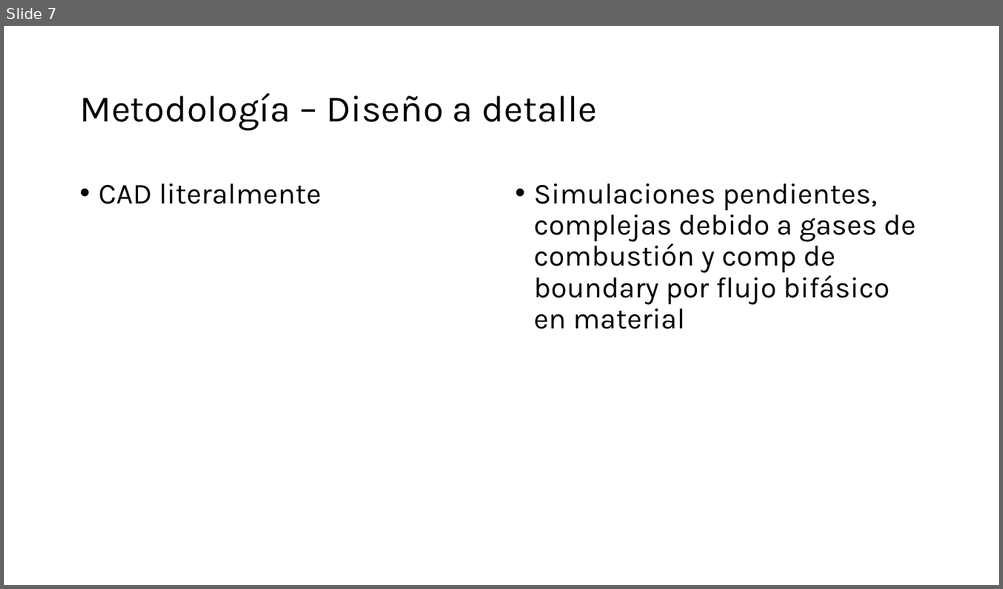
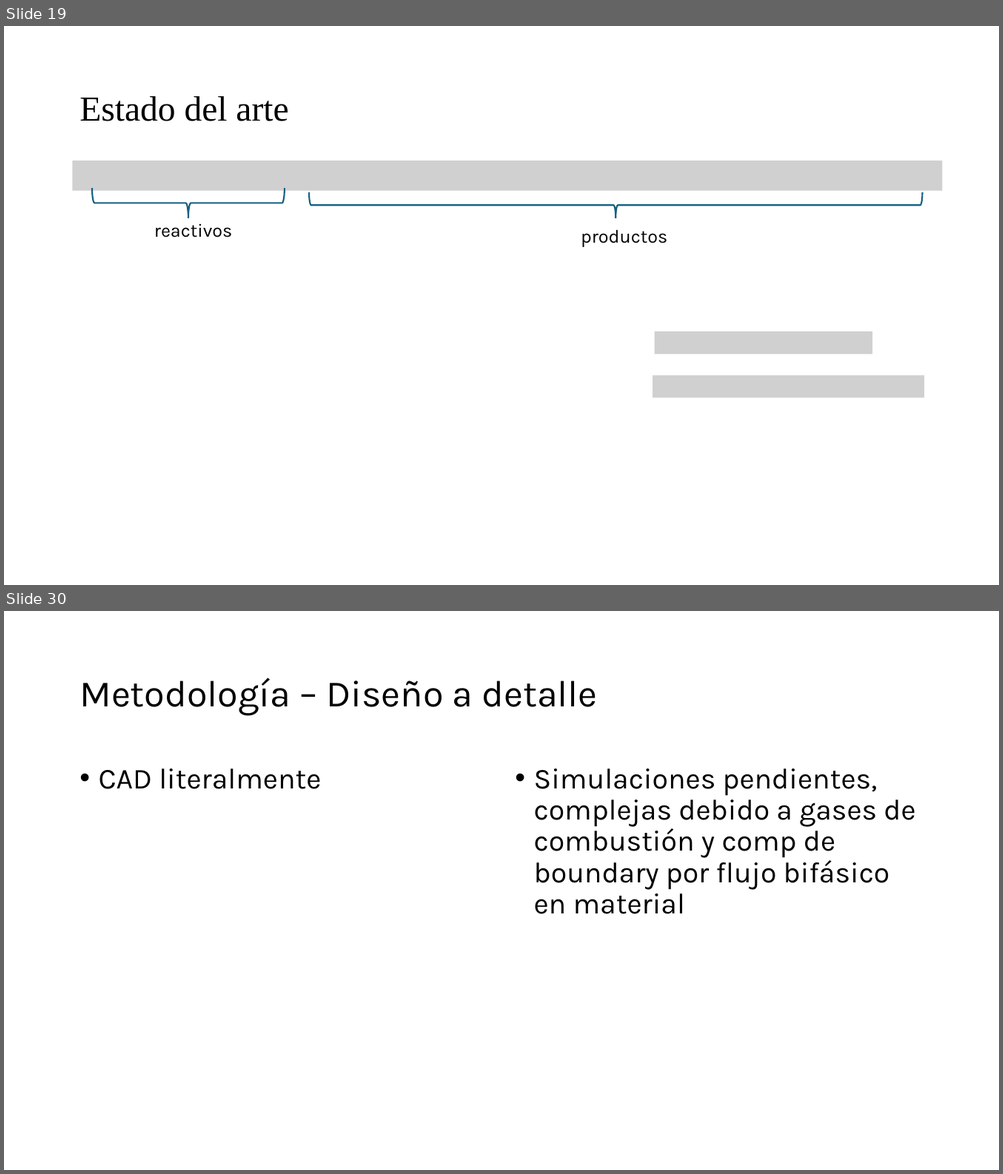
Before and after one commit to Archimedean2345/The-thermal-repository, a slide deck: PFlammam - Lucia V1 rev3/PFlammam - Lucia V1 - technical presentation.pptx. Shown one above the other, each under a label of ours: slide 7 before the commit, slides 19 and 30 after it; the slides between them are not shown. The pictures are 1003x589 and 1003x1174 pixels, drawn with LibreOffice and Linux fonts; fonts in the diff are those of the drawing; grey boxes stand for pictures. Boxes give left, top, right and bottom in pixels: in the first picture for what was removed or moved away, otherwise in the second. Text is boxed around its words. In the diff, an @@ line names an element or a change of style, - is before the commit and + after.

```diff
--- a/PFlammam - Lucia V1 rev3/PFlammam - Lucia V1 - technical presentation.pptx
+++ b/PFlammam - Lucia V1 rev3/PFlammam - Lucia V1 - technical presentation.pptx
@@ slide 19 added at [4,26,999,585], background #FFFFFF @@
@@ title added at [79,96,288,121], 34 pt, text #000000 @@
+Estado del arte
@@ picture added at [73,161,942,191] @@
@@ left brace added at [92,189,284,218], outline #156082 1.5 pt @@
@@ left brace added at [309,192,922,218], outline #156082 1.5 pt @@
@@ text added at [154,224,232,238], 18 pt, text #000000 @@
+reactivos
@@ text added at [580,230,667,247], 18 pt, text #000000 @@
+productos
@@ picture added at [654,332,873,355] @@
@@ picture added at [652,375,924,397] @@
@@ what was slide 7 is now slide 30 @@
```
Also in this commit, not shown: 4 slides changed, 22 other slides added, 4 other files.
